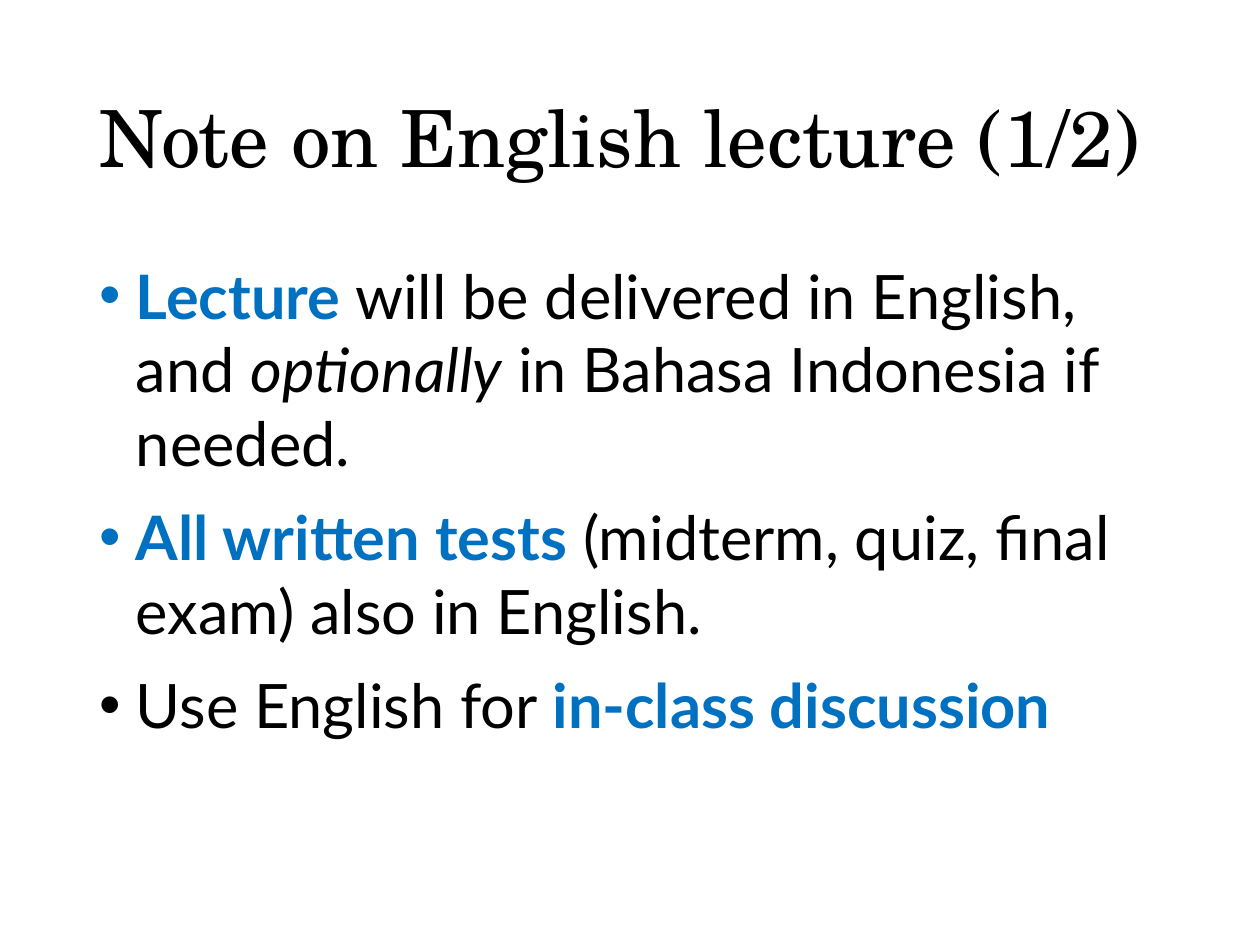
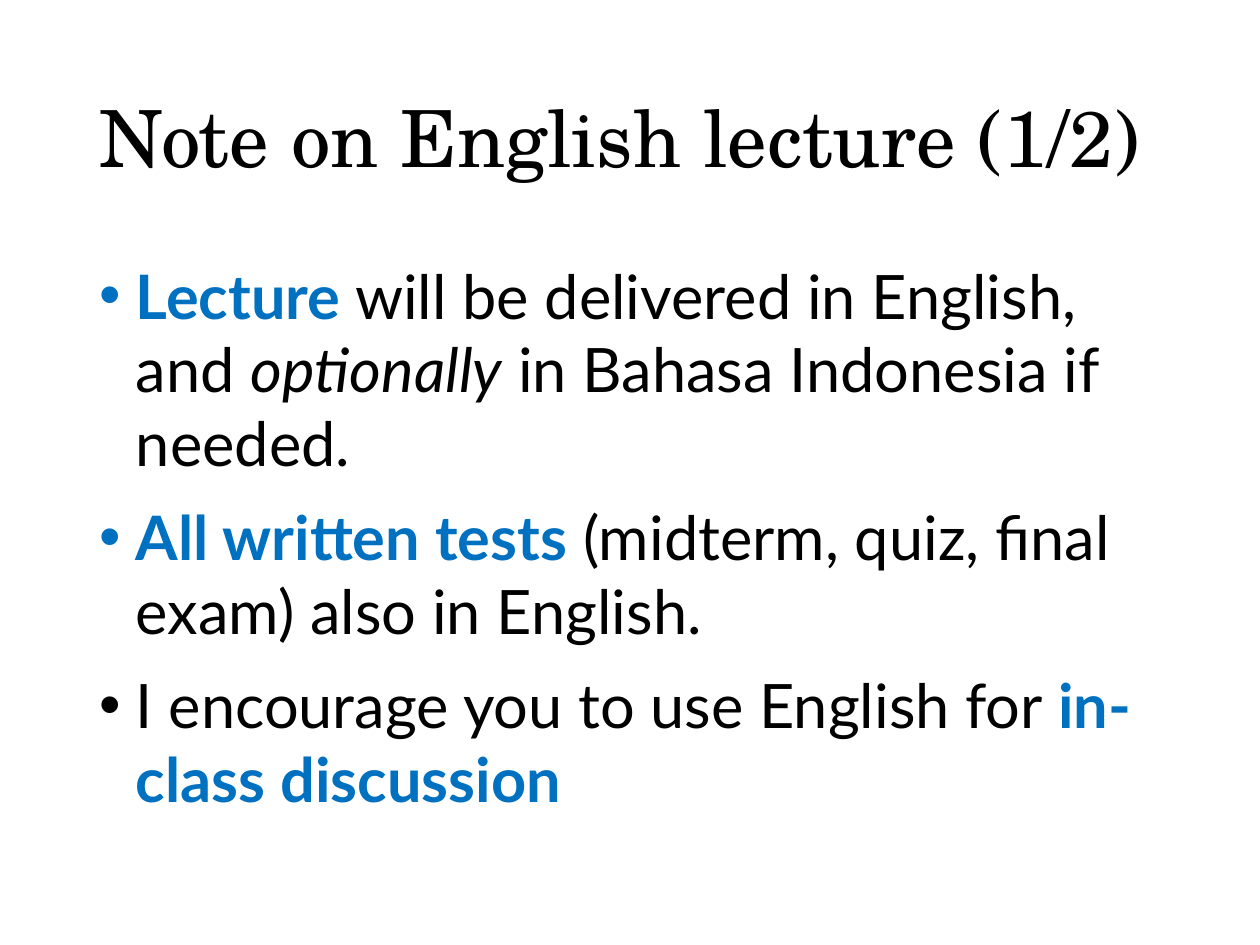
Before and after one commit to munif/paa-2, a slide deck: slide 2 of 161702/presentation/01 - Syllabus, Review of PAA 1/01. Syllabus, Review of PAA 1.pptx. Drawn at 1260x945 pixels with LibreOffice and Linux fonts; fonts in the diff are those of the drawing. Boxes give left, top, right and bottom in pixels: in the first picture for what was removed or moved away, otherwise in the second. Text is boxed around its words. In the diff, an @@ line names an element or a change of style, - is before the commit and + after.

```diff
--- a/161702/presentation/01 - Syllabus, Review of PAA 1/01. Syllabus, Review of PAA 1.pptx
+++ b/161702/presentation/01 - Syllabus, Review of PAA 1/01. Syllabus, Review of PAA 1.pptx
@@ text at [136,682,1131,803]: text changed; text colour #0070C0 to #000000; bold off @@
-• Use English for in-class discussion
+• I encourage you to use English for in-class discussion
```
Also in this commit, not shown: 4 other slides changed, 27 slides added, 3 slides removed, 8 other files.
